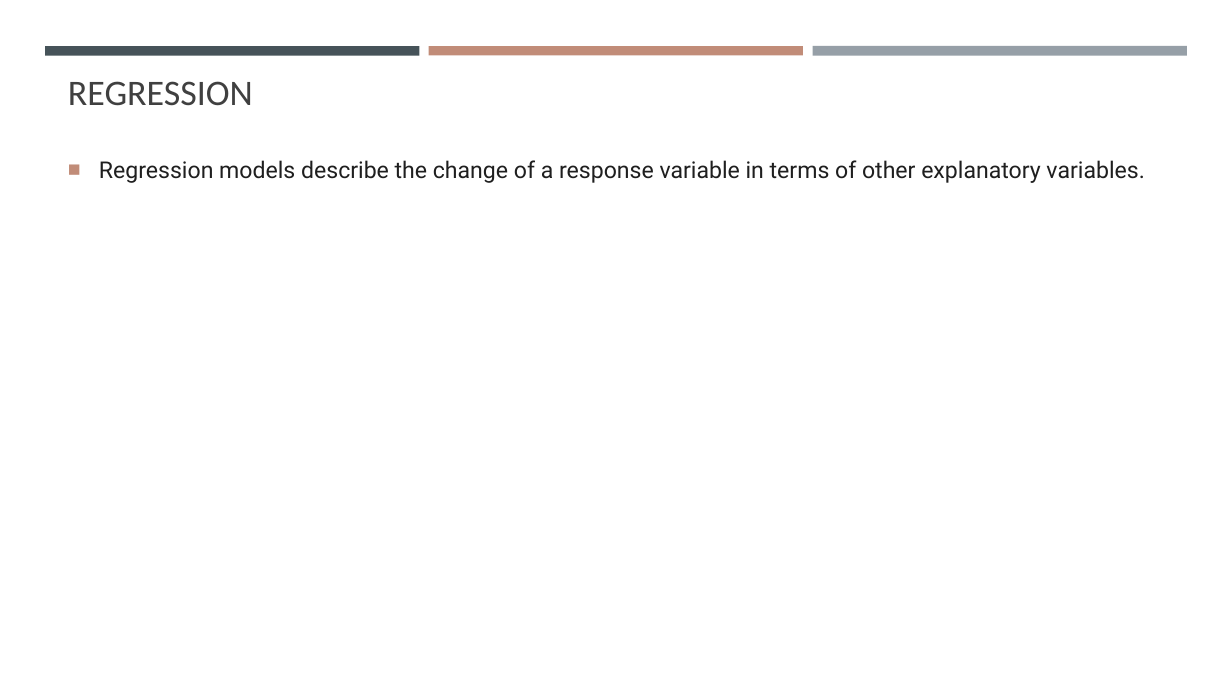
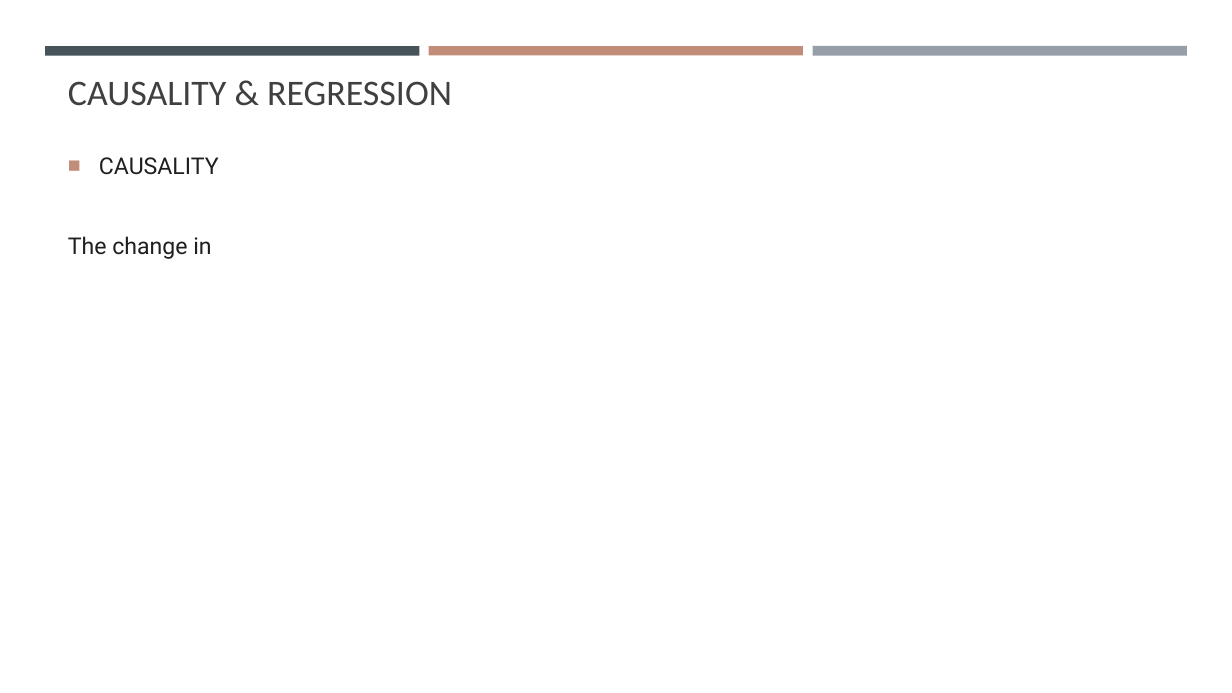
Before and after one commit to gisynw/geog-247, a slide deck: slide 3 of docs/Lectures/Week04/Week04_BivariateRegression.pptx. Drawn at 1232x693 pixels with LibreOffice and Linux fonts; fonts in the diff are those of the drawing. Boxes give left, top, right and bottom in pixels: in the first picture for what was removed or moved away, otherwise in the second. Text is boxed around its words. In the diff, an @@ line names an element or a change of style, - is before the commit and + after.

```diff
--- a/docs/Lectures/Week04/Week04_BivariateRegression.pptx
+++ b/docs/Lectures/Week04/Week04_BivariateRegression.pptx
@@ title at (x1=68, y1=81, x2=452, y2=106): text changed @@
-REGRESSION
+CAUSALITY & REGRESSION
@@ text at (x1=68, y1=157, x2=219, y2=259): text changed @@
-■ Regression models describe the change of a response variable in terms of other explanatory variables.
+■ CAUSALITY
+The change in
```
Also in this commit, not shown: 2 other slides changed, 4 slides added, 4 other files.
